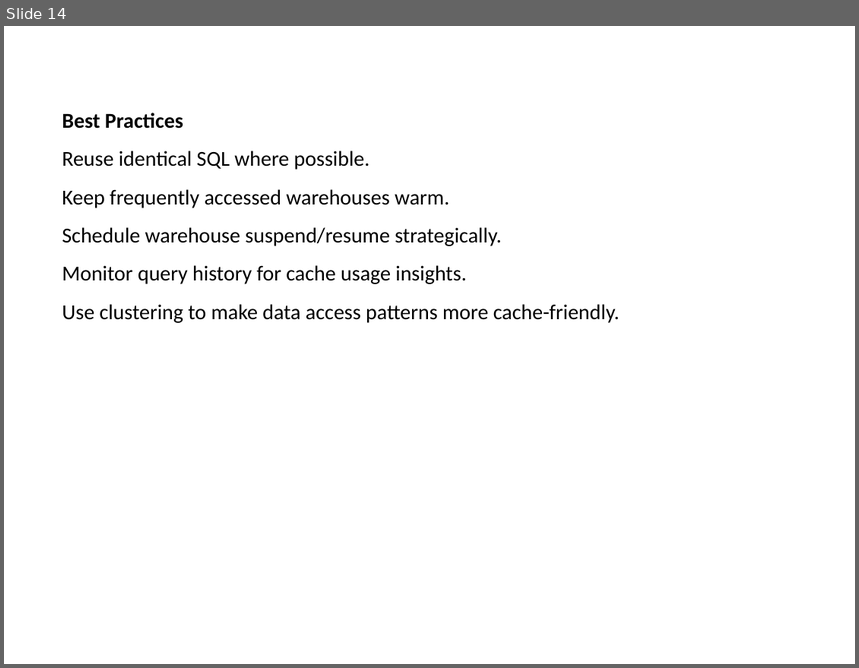
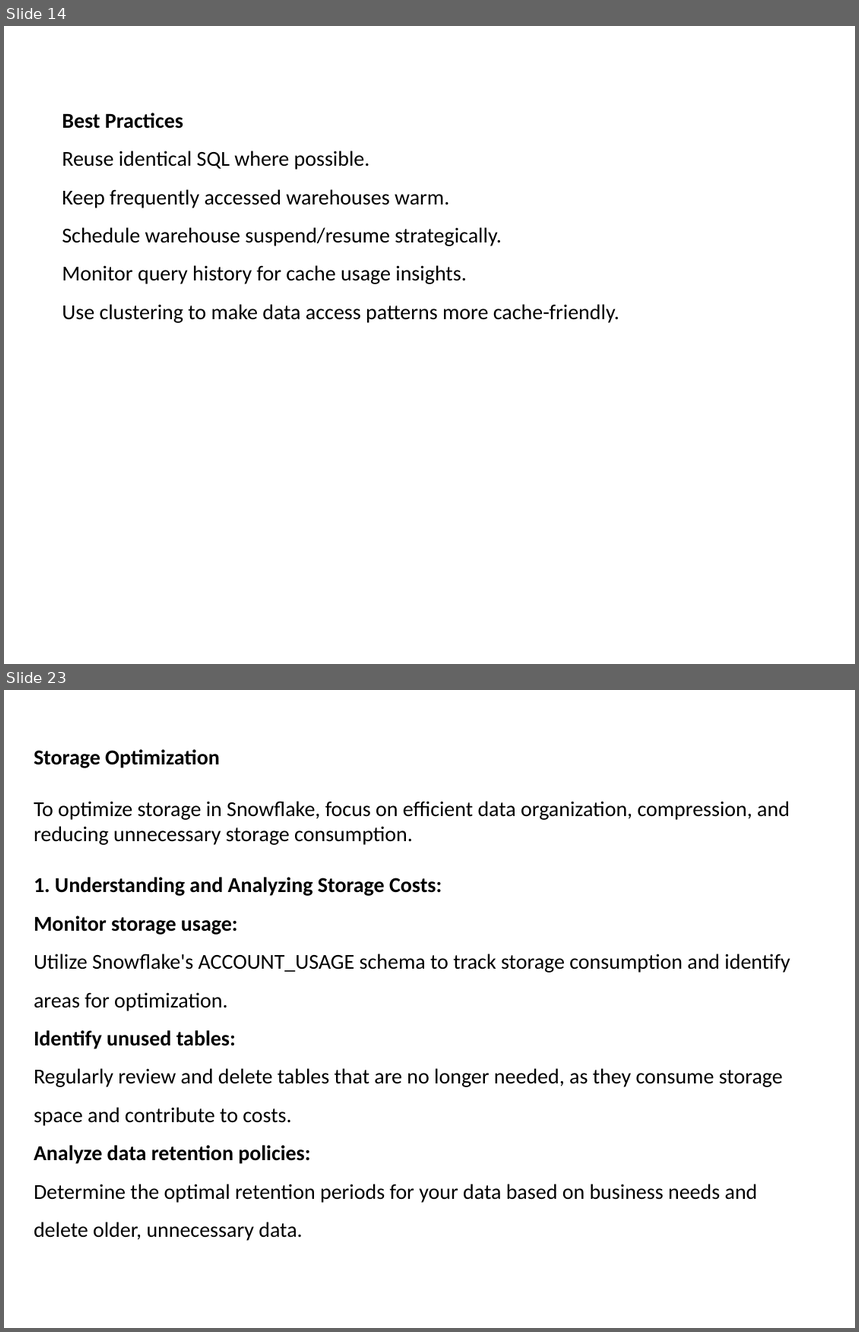
Before and after one commit to babjeereddy/snowflake, a slide deck: SnowFlake.pptx. Shown one above the other, each under a label of ours: slide 14 before the commit, slides 14 and 23 after it; the slides between them are not shown. The pictures are 859x668 and 859x1332 pixels, drawn with LibreOffice and Linux fonts; fonts in the diff are those of the drawing. Boxes give left, top, right and bottom in pixels: in the first picture for what was removed or moved away, otherwise in the second. Text is boxed around its words. In the diff, an @@ line names an element or a change of style, - is before the commit and + after.

```diff
--- a/SnowFlake.pptx
+++ b/SnowFlake.pptx
@@ slide 23 added at (4, 690, 855, 1328), background #FFFFFF @@
@@ text added at (34, 749, 790, 1241), 18 pt, text #000000 @@
+Storage Optimization
+To optimize storage in Snowflake, focus on efficient data organization, compression, and reducing unnecessary storage consumption.
+1. Understanding and Analyzing Storage Costs:
+Monitor storage usage:
+Utilize Snowflake's ACCOUNT_USAGE schema to track storage consumption and identify areas for optimization.
+Identify unused tables:
+Regularly review and delete tables that are no longer needed, as they consume storage space and contribute to costs.
+Analyze data retention policies:
+Determine the optimal retention periods for your data based on business needs and delete older, unnecessary data.
```
Also in this commit, not shown: 12 other slides added.
